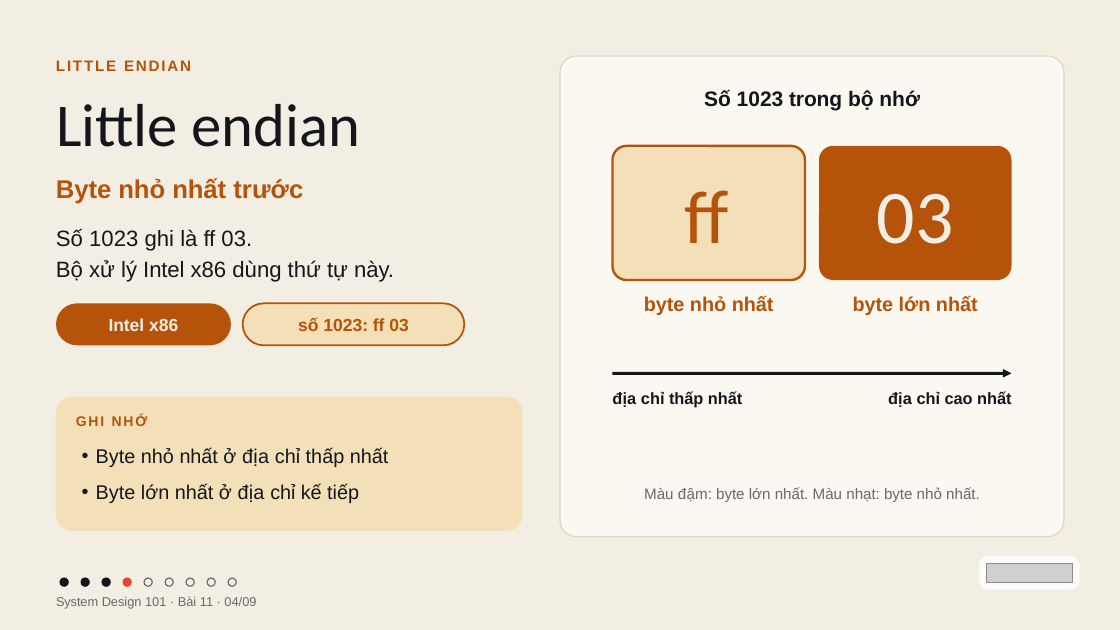
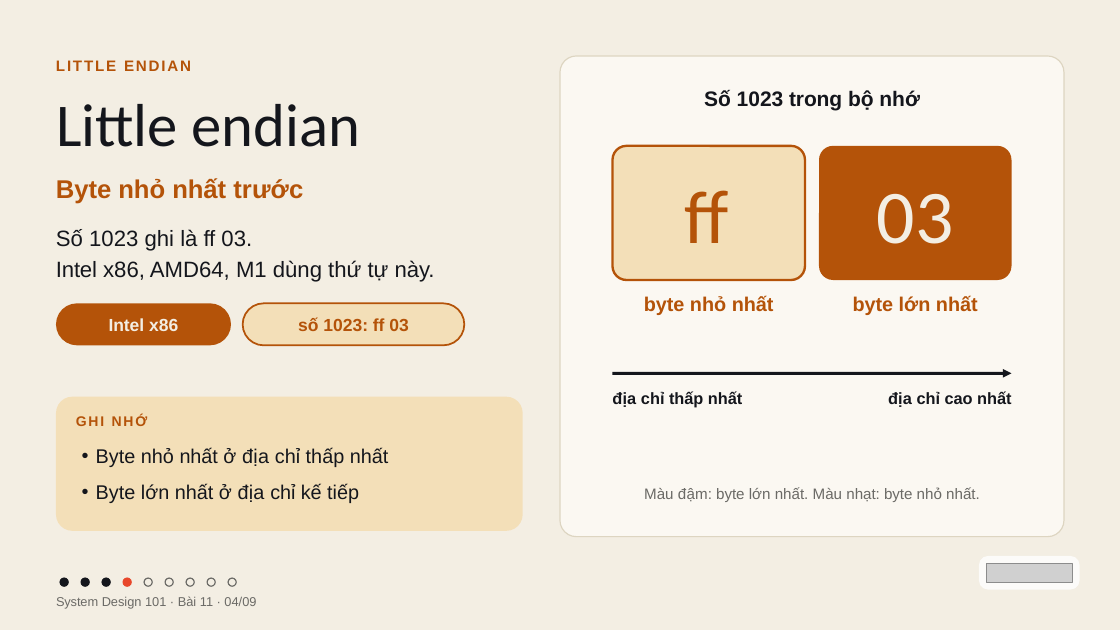
Before and after one commit to vohoailinh90/tool-marketing-studio, a slide deck: slide 4 of system-design-101/vi/lessons/sd-10-011/slides/sd-10-011.pptx. Drawn at 1120x630 pixels with LibreOffice and Linux fonts; fonts in the diff are those of the drawing; grey boxes stand for pictures. Boxes give left, top, right and bottom in pixels: in the first picture for what was removed or moved away, otherwise in the second. Text is boxed around its words. In the diff, an @@ line names an element or a change of style, - is before the commit and + after.

```diff
--- a/system-design-101/vi/lessons/sd-10-011/slides/sd-10-011.pptx
+++ b/system-design-101/vi/lessons/sd-10-011/slides/sd-10-011.pptx
@@ text at [56,260,435,282]: text changed @@
-Bộ xử lý Intel x86 dùng thứ tự này.
+Intel x86, AMD64, M1 dùng thứ tự này.
```
Also in this commit, not shown: 3 other slides changed.
